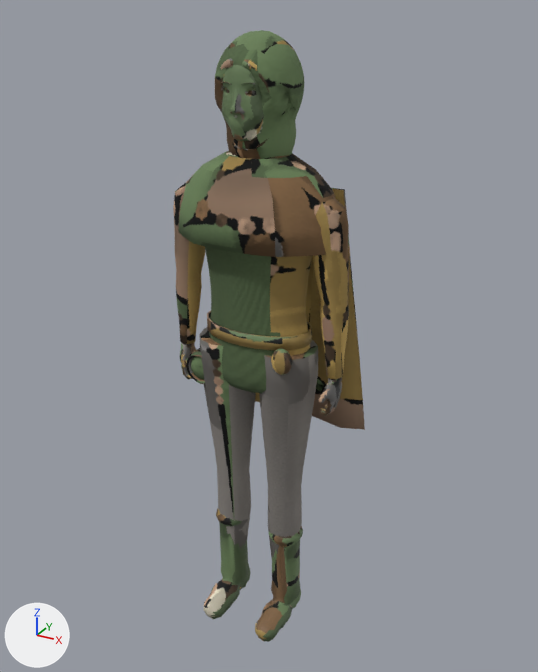
Before and after pictures for a commit that changed the Blender file models/src/npc-traveler.blend.
Rendered twice from a 50 mm lens placed at (0.995, -1.739, 1.871), pointed at (0.01, 0.052, 0.976). The lights are fixed; the arrows at lower left show +X, +Y and +Z. The first picture is the older version.

Before the edit, the objects in view are built like this:
```python
me_traveler_mesh = bpy.data.meshes.new('traveler_Mesh')
me_traveler_mesh.from_pydata(...)  # 8968 vertices, 11787 faces; spans x -0.28..0.28, y -0.17..0.2, z 0.0..1.82
me_traveler_mesh.polygons.foreach_set('use_smooth', [True] * 11787)
# faces by material slot: [5139, 1686, 2868, 192, 1436, 208, 160, 98]
me_traveler_mesh.materials.append(mat_traveler_skin)
me_traveler_mesh.materials.append(mat_traveler_hair)
me_traveler_mesh.materials.append(mat_traveler_cloth)
me_traveler_mesh.materials.append(mat_traveler_eye)
me_traveler_mesh.materials.append(mat_traveler_leather)
me_traveler_mesh.materials.append(mat_traveler_wood)
me_traveler_mesh.materials.append(mat_traveler_metal)
me_traveler_mesh.materials.append(mat_traveler_foam)
ob_npc_traveler = bpy.data.objects.new('NPC_Traveler', me_traveler_mesh)
ob_npc_traveler.location = (0.0, 0.0, 0.0)
```
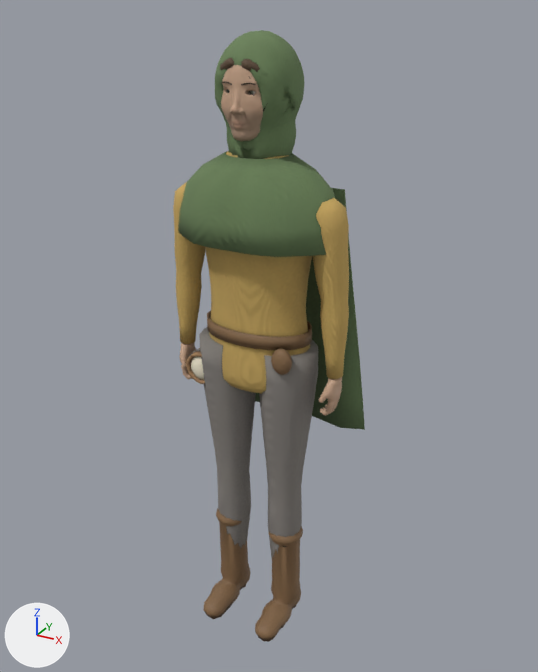
Patch to the scene script:
```diff
--- a/models/src/npc-traveler.blend.py
+++ b/models/src/npc-traveler.blend.py
@@ me_traveler_mesh @@
 # used by ob_npc_traveler; location = (0.0, 0.0, 0.0)
-me_traveler_mesh.from_pydata(...)  # 8968 vertices, 11787 faces; spans x -0.28..0.28, y -0.17..0.2, z 0.0..1.82
+me_traveler_mesh.from_pydata(...)  # 11727 vertices, 14845 faces; spans x -0.28..0.28, y -0.17..0.2, z 0.0..1.82
+# me_traveler_mesh part 1: 246 vertices moved within x -0.09..0.11, y -0.1..0.12, z 1.58..1.81; 357 vertices removed from x -0.11..0.11, y -0.1..0.13, z 1.54..1.81; 3116 vertices added at x -0.11..0.11, y -0.11..0.13, z 1.55..1.82
+# me_traveler_mesh part 2: 8673 kept faces spanning x -0.28..0.28, y -0.17..0.2, z 0.0..1.82 get new texture (UV) coordinates
 me_traveler_mesh.materials.append(mat_traveler_skin)
```

What differs and where, as boxes [x1, y1, x2, y2] in the pictures (538 x 672 px):
part 1 of me_traveler_mesh, cut back
    before: [215, 32, 304, 151]
    after: [215, 30, 304, 149]
part 2 of me_traveler_mesh, surface changed
    both: [173, 34, 365, 642]
